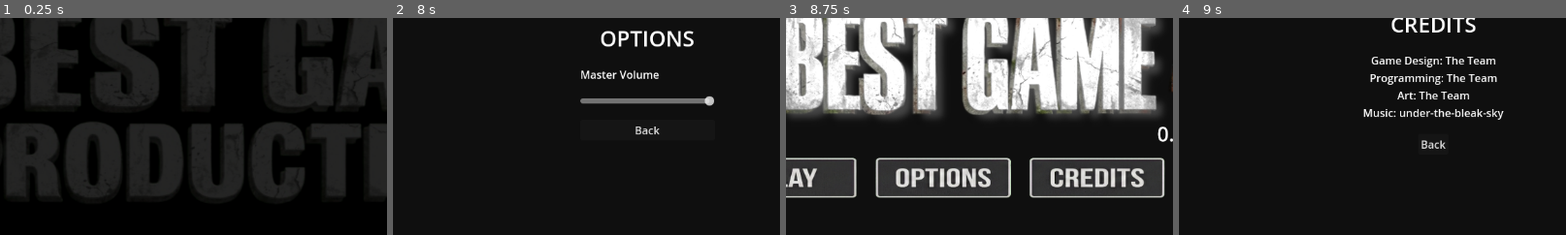
Above: before the commit, frames 1-4 (left to right).
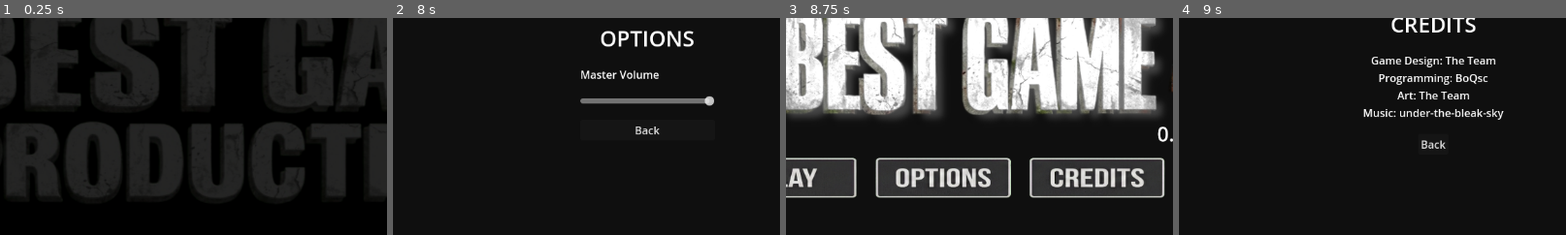
Above: after the commit, the same moments.

Repository: BoQsc/best-game-4-main-menu
Game: Godot game, scene res://node_2d.tscn
Two runs of this game, one before a commit and one after it. Both use one fixed random seed, a clock stepped at 60 frames per second and the inputs below. Video files are missing from this copy of the repository; at most half a second of black plays in their place.
Inputs (mouse positions are % of the whole screen's width and height, from its top left):
- Up to frame 1 (0.25 s): no input
- Up to frame 2 (8 s): click (18, 72) at 0.5 s; click (18, 72) at 1.25 s; click (90, 7) at 2 s; click "0.0.0.0" at 2.75 s; click (90, 7) at 3.5 s; click "0.0.0.0" at 4.25 s; click (90, 7) at 5 s; click "0.0.0.0" at 5.75 s; click (18, 72) at 6.5 s; click (37, 72) at 7.25 s
- Up to frame 3 (8.75 s): click "Back" at 8 s
- Up to frame 4 (9 s): click (57, 72) at 8.75 s
The pictures show only the part of the screen within x 17-67%, y 35-85%; the shares and areas given below are measured in that part.

Frames 1-3 are identical in both runs. In frame 4, 0.8% of the frame differs, in the area x 49-83%, y 25-31%.

Commit message:
Update credits_menu.tscn

Diff:
--- a/credits_menu.tscn
+++ b/credits_menu.tscn
@@ -43,7 +43,7 @@
 [node name="CreditsText" type="Label" parent="Panel/VBoxContainer"]
 layout_mode = 2
 text = "Game Design: The Team
-Programming: The Team
+Programming: BoQsc
 Art: The Team
 Music: under-the-bleak-sky"
 horizontal_alignment = 1
